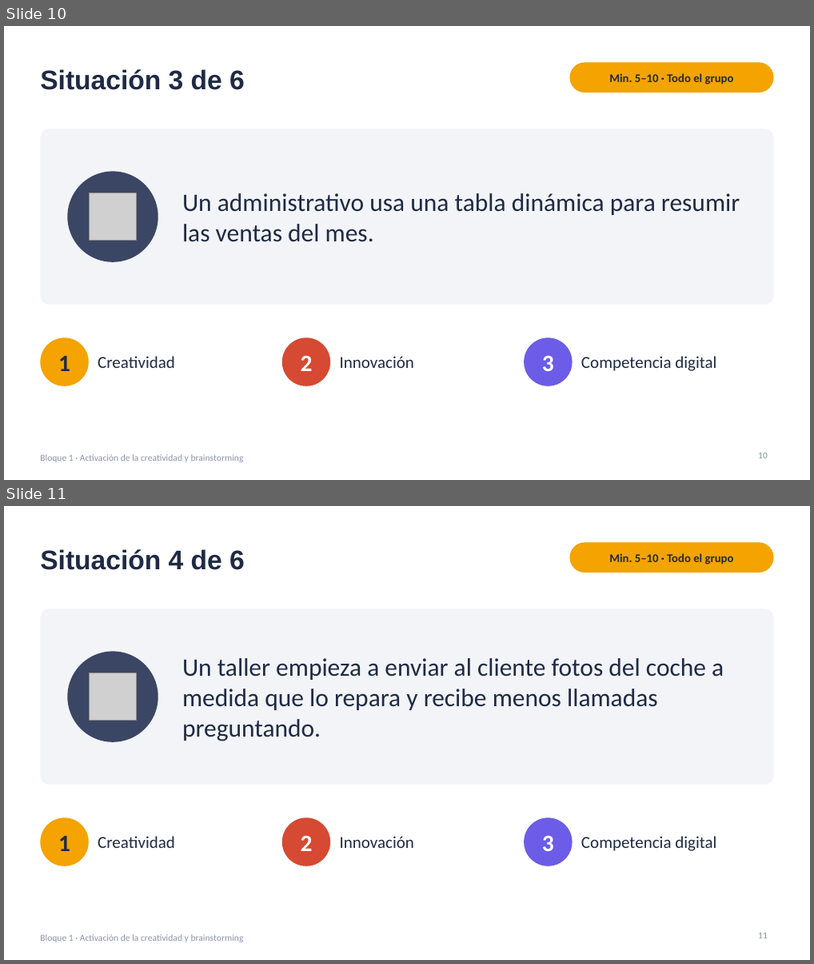
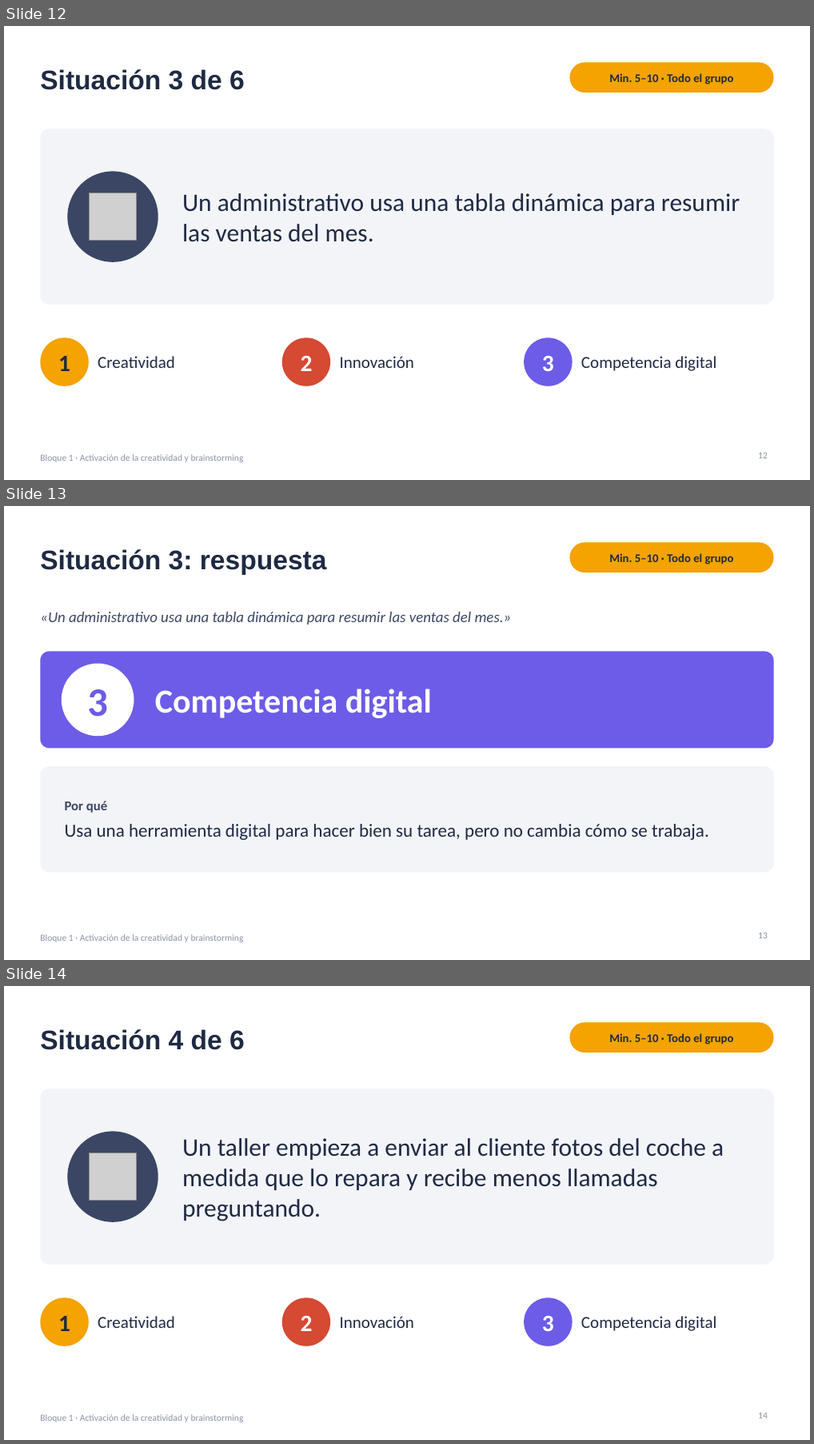
Before and after one commit to jjnieto/creatividad-ofimatica-ia, a slide deck: diapositivas/bloque1.pptx. Shown one above the other, each under a label of ours: slides 10 and 11 before the commit, slides 12, 13 and 14 after it. The pictures are 814x964 and 814x1444 pixels, drawn with LibreOffice and Linux fonts; fonts in the diff are those of the drawing; grey boxes stand for pictures. Boxes give left, top, right and bottom in pixels: in the first picture for what was removed or moved away, otherwise in the second. Text is boxed around its words. In the diff, an @@ line names an element or a change of style, - is before the commit and + after.

```diff
--- a/diapositivas/bloque1.pptx
+++ b/diapositivas/bloque1.pptx
@@ slide 13 added at <box>4,506,810,960</box>, background #FFFFFF; not listed: 1 template element that a slide beside it also shows @@
@@ title added at <box>40,549,327,575</box>, 32 pt, text #1F2A44, bold @@
+Situación 3: respuesta
@@ rounded rectangle added at <box>570,542,774,572</box>, fill #F4A300 @@
@@ text added at <box>610,553,734,564</box>, 14 pt, text #1F2A44, bold @@
+Min. 5–10 · Todo el grupo
@@ text added at <box>40,612,512,624</box>, 18 pt, text #3A4664, italic @@
+«Un administrativo usa una tabla dinámica para resumir las ventas del mes.»
@@ rounded rectangle added at <box>40,651,774,748</box>, fill #6C5CE7 @@
@@ ellipse added at <box>62,664,134,736</box>, fill #FFFFFF @@
@@ text added at <box>87,689,107,716</box>, 48 pt, text #6C5CE7, bold @@
+3
@@ text added at <box>155,688,432,718</box>, 40 pt, text #FFFFFF, bold @@
+Competencia digital
@@ rounded rectangle added at <box>40,766,774,872</box>, fill #F2F4F8 @@
@@ text added at <box>65,800,710,840</box>, 22 pt, text #1F2A44 @@
+Por qué
+Usa una herramienta digital para hacer bien su tarea, pero no cambia cómo se trabaja.
@@ page number added at <box>758,932,768,938</box>, 11 pt, text #8A94A6 @@
+13
@@ what was slide 10 is now slide 12 @@
@@ page number at <box>758,452,768,458</box>: text changed @@
-10
+12
@@ what was slide 11 is now slide 14 @@
@@ page number at <box>758,1412,768,1418</box>: text changed @@
-11
+14
```
Also in this commit, not shown: 5 other slides added, 2 other files.
